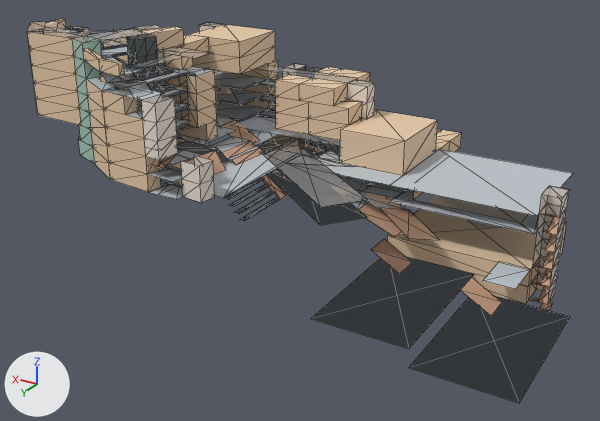
Renders of the glTF model building.glb from each side of a commit.
Before and after are seen from a camera (50 mm lens) standing at (-116.4, 128.8, 40.4) and looking at (-47.1, 13.2, -17.4). The lights are fixed; the arrows at lower left show +X, +Y and +Z. The older version comes first. Mesh edges are drawn as thin lines on the coarser meshes. Where no turn or scale is listed for an object, it has been applied to the vertices. Vertices at exactly the same position are counted once.
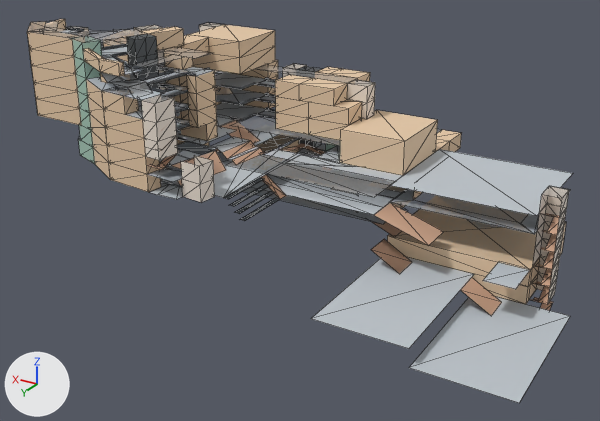
Boxes [x1, y1, x2, y2] around the edits, measured in the pictures (600 x 421 px):
'Cube.013', deleted: before [263, 145, 368, 207]
'平面.006', added: after [228, 154, 396, 197]
'平面.007', added: after [247, 174, 395, 215]
'Cube.010', deleted: before [267, 168, 366, 225]
'平面.005', added (beige): after [374, 203, 443, 246]
'Cube.009', deleted (beige): before [379, 207, 440, 240]
'平面.013', added: after [242, 187, 385, 224]
'平面.012', added: after [266, 174, 392, 207]
part 1 of me_cube_017, reshaped: [311, 257, 474, 349] in both
part 2 of me_cube_004, reshaped: [409, 297, 570, 403] in both

The change, as a diff of the scene's bpy script:
```diff
--- a/building.glb.py
+++ b/building.glb.py
@@ me_cube_004 @@
 # used by ob_cube_002; location = (-87.4, 26.3, -24.0); scale = (7.67, 12.6, 0.0)
-me_cube_004.from_pydata(...)  # 8 vertices, 12 faces; spans x -1.0..1.0, y -1.0..1.0, z -1.0..1.0
-me_cube_004.materials.append(mat_material_019)  # light grey #bfc6cc
+me_cube_004.from_pydata(...)  # 4 vertices, 2 faces; spans x -1.0..1.0, y -1.0..1.0, z 0.0
+# me_cube_004 part 2: the whole mesh is rebuilt
+me_cube_004.materials.append(mat_material_013)  # light grey #bfc6cc
@@ me_cube_017 @@
 # used by ob_cube_015; location = (-72.0, 26.3, -21.0); scale = (7.67, 12.6, 0.0)
-me_cube_017.from_pydata(...)  # 8 vertices, 12 faces; spans x -1.0..1.0, y -1.0..1.0, z -1.0..1.0
-me_cube_017.materials.append(mat_material_019)  # light grey #bfc6cc
+me_cube_017.from_pydata(...)  # 4 vertices, 2 faces; spans x -1.0..1.0, y -1.0..1.0, z 0.0
+# me_cube_017 part 1: the whole mesh is rebuilt
+me_cube_017.materials.append(mat_material_040)  # light grey #bfc6cc
@@ me_平面_013 @@
+me_平面_013.from_pydata([(14.3, -2.2, 0.0), (14.3, 2.2, 0.0), (-14.3, -2.2, 0.0), (-14.3, 2.2, 0.0)], [], [(0, 1, 3), (0, 3, 2)])
+me_平面_013.materials.append(mat_material_060)  # light grey #bfc6cc
@@ me_平面_012 @@
+me_平面_012.from_pydata([(14.3, -2.2, 0.0), (14.3, 2.2, 0.0), (-14.3, -2.2, 0.0), (-14.3, 2.2, 0.0)], [], [(0, 1, 3), (0, 3, 2)])
+me_平面_012.materials.append(mat_material_059)  # white #e7e7e7
@@ me_平面_007 @@
+me_平面_007.from_pydata([(14.3, -4.0, 0.0), (14.3, 4.0, 0.0), (-14.3, -4.0, 0.0), (-14.3, 4.0, 0.0)], [], [(0, 1, 3), (0, 3, 2)])
+me_平面_007.materials.append(mat_material_085)  # light grey #bfc6cc
@@ me_平面_006 @@
+me_平面_006.from_pydata([(14.3, -4.0, 0.0), (14.3, 4.0, 0.0), (-14.3, -4.0, 0.0), (-14.3, 4.0, 0.0)], [], [(0, 1, 3), (0, 3, 2)])
+me_平面_006.materials.append(mat_material_057)  # white #e7e7e7
@@ me_平面_005 @@
+me_平面_005.from_pydata([(4.77, -3.0, 1.5), (4.77, 3.0, 1.5), (-4.77, -3.0, -1.5), (-4.77, 3.0, -1.5)], [], [(0, 1, 3), (0, 3, 2)])
+me_平面_005.materials.append(mat_material_056)  # beige #d2a88d
@@ ob_cube_009 @@
-ob_cube_009 = bpy.data.objects.new('Cube.009', me_cube_011)
@@ ob_cube_010 @@
-ob_cube_010 = bpy.data.objects.new('Cube.010', me_cube_012)
@@ ob_cube_013 @@
-ob_cube_013 = bpy.data.objects.new('Cube.013', me_cube_015)
@@ ob_平面_013 @@
+ob_平面_013 = bpy.data.objects.new('平面.013', me_平面_013)
+ob_平面_013.location = (-50.1, 13.6, -15.0)
@@ ob_平面_012 @@
+ob_平面_012 = bpy.data.objects.new('平面.012', me_平面_012)
+ob_平面_012.location = (-50.1, 13.6, -12.0)
@@ ob_平面_007 @@
+ob_平面_007 = bpy.data.objects.new('平面.007', me_平面_007)
+ob_平面_007.location = (-50.1, 15.4, -12.0)
@@ ob_平面_006 @@
+ob_平面_006 = bpy.data.objects.new('平面.006', me_平面_006)
+ob_平面_006.location = (-50.1, 15.4, -9.0)
@@ ob_平面_005 @@
+ob_平面_005 = bpy.data.objects.new('平面.005', me_平面_005)
+ob_平面_005.location = (-69.1, 16.4, -13.5)
```
